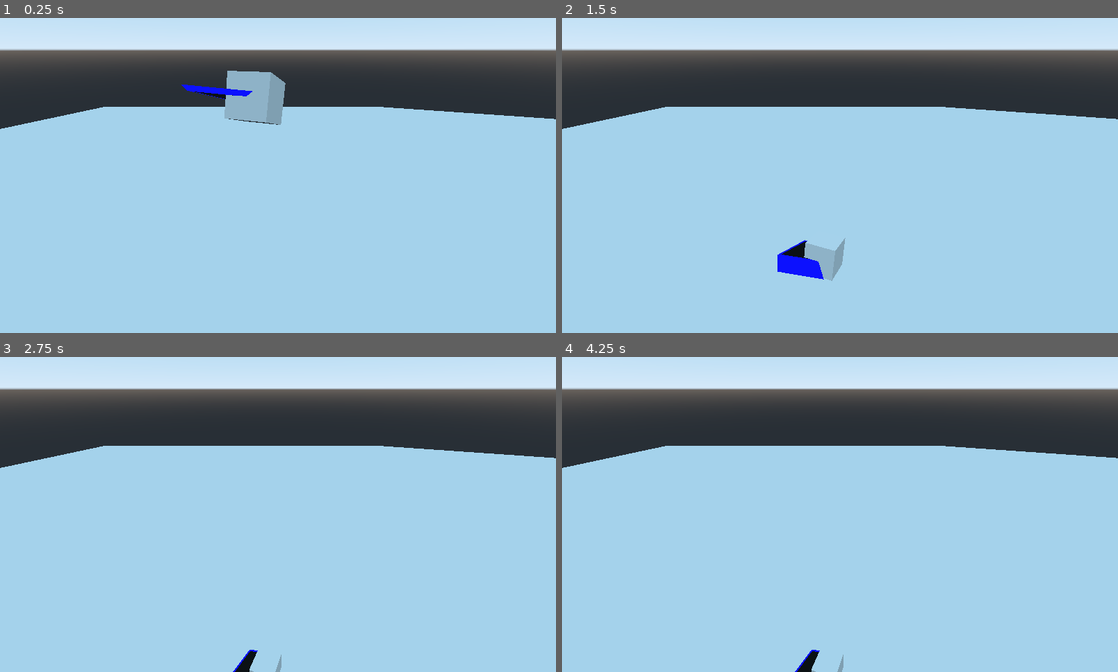
Above: before the commit, frames 1-4 (two rows, left to right).
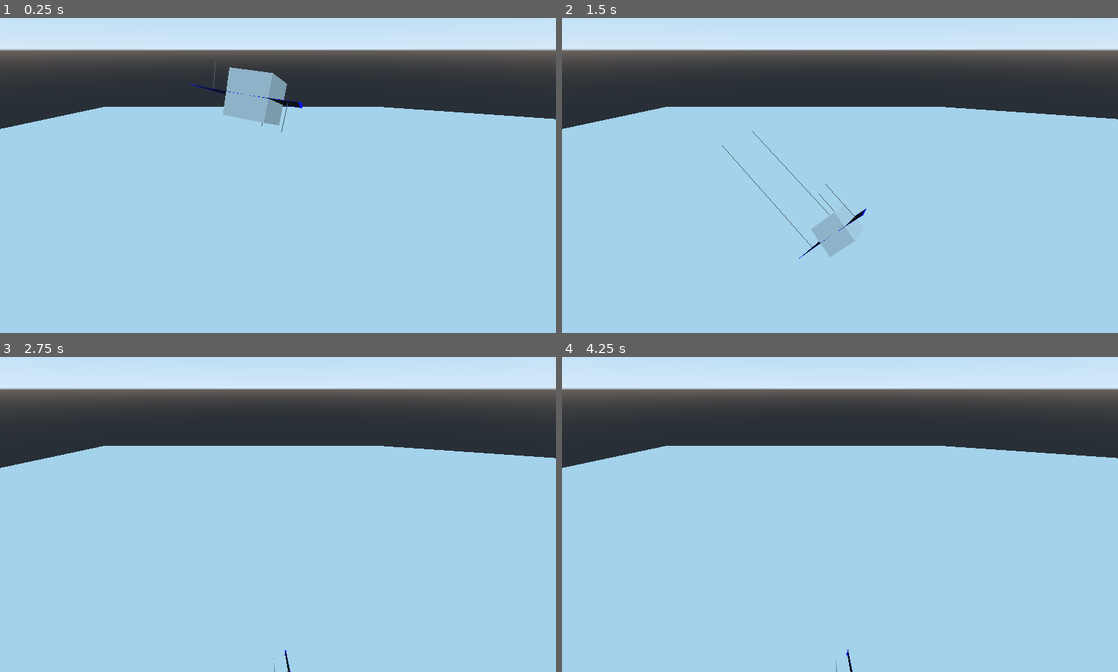
Above: after the commit, the same moments.

Repository: RhodiumTheDev/Moonraker-Simulator
Game: Godot game, scene res://Scenes/Enviroments/Main.tscn
The game is run twice, just before and just after one commit, with the same random seed, the same clock (stepped at 60 frames per second) and the same inputs.
Inputs (mouse positions are in pixels of both pictures, inside the frame that each line leads up to):
- Up to frame 1 (0.25 s): no input
- Up to frame 2 (1.5 s): move the mouse to (962, 153) at 0.52 s; click (962, 153) at 0.67 s; drag from (728, 188) to (812, 235) at 1.27 s
- Up to frame 3 (2.75 s): move the mouse to (333, 438) at 2.02 s; click (333, 438) at 2.17 s
- Up to frame 4 (4.25 s): drag from (812, 574) to (673, 460) at 2.77 s; tap Enter at 3.5 s; move the mouse to (1006, 558) at 3.52 s; click (1006, 558) at 3.67 s

The runs differ from the first frame. In frame 1, 0.5% of the frame differs, in the area x 32-55%, y 13-37%; in frame 2, 1.7%, in the area x 28-55%, y 35-84%; in frame 3, 0.2%; in frame 4, 0.2%.
Error before the commit: Invalid get index '0' (on base: 'Nil'). (res://Scripts/Lifting_Body.gd:137)

Commit message:
Updated the wing list calculation to use MeshDataTool, and implemented local debug lines

Diff:
--- a/Scenes/Aircraft/Test_Aircraft.tscn
+++ b/Scenes/Aircraft/Test_Aircraft.tscn
@@ -1,8 +1,7 @@
-[gd_scene load_steps=6 format=2]
+[gd_scene load_steps=5 format=2]
 
 [ext_resource path="res://Scenes/Aircraft/Lifting_Body.tscn" type="PackedScene" id=1]
 [ext_resource path="res://Scripts/Aircraft.gd" type="Script" id=2]
-[ext_resource path="res://Assets/Models/testWingV4.obj" type="ArrayMesh" id=3]
 
 [sub_resource type="CubeMesh" id=1]
 
@@ -22,5 +21,7 @@
 
 [node name="Lifting_Body" parent="." instance=ExtResource( 1 )]
 transform = Transform( 1, 0, 0, 0, 1, 0, 0, 0, 1, -1, 0, 0 )
-mesh = ExtResource( 3 )
 skeleton = NodePath("")
+
+[node name="Lifting_Body2" parent="." instance=ExtResource( 1 )]
+transform = Transform( -1, 3.25841e-07, 0, -3.25841e-07, -1, 0, 0, 0, 1, 1, 0, 0 )
--- a/Scenes/Enviroments/Main.tscn
+++ b/Scenes/Enviroments/Main.tscn
@@ -15,7 +15,6 @@
 
 [node name="Test_Aircraft" parent="Aircraft" instance=ExtResource( 1 )]
 transform = Transform( 1, 0, 0, 0, 0.948959, 0.315401, 0, -0.315401, 0.948959, 0, 20, 0 )
-LIFTING_BODIES = [ NodePath("Lifting_Body") ]
 
 [node name="OrbitCameraAnchor" type="Spatial" parent="Aircraft/Test_Aircraft"]
 
--- a/Scripts/Lifting_Body.gd
+++ b/Scripts/Lifting_Body.gd
@@ -1,7 +1,3 @@
-# TODO: Implement relative centre points and lift moment calculated from that
-# TODO: Calculate normalised vecotrs from the centre point to use as the face normals
-# TODO: Render guide/debug lines from each face centre
-
 extends MeshInstance
 
 export(float) var AREOFOIL_COEFFICIENT = 0
@@ -21,6 +17,8 @@
 
 func _ready():
 	# Figure out the area of the mesh
+	print("Using mdt")
+	mdt.create_from_surface(mesh, 0)
 
 	# Iterate through each face, set the normals, face area, and add a face instance to the array of faces
 	var verticies = mesh.get_faces()
@@ -34,52 +32,44 @@
 	var face = []
 	# For every face:
 	# mesh.get_surface_count()
-	for i in range(mesh.get_faces().size()/3):
+	for i in range(mdt.get_face_count()):
 		# Create a new instance of a face
 		faces.append(load("res://Scripts/Face.gd").new())
 
-		# Set the area of the face
-		# Iterate through each group of three verticies that form a face
-		for vertex in range((i*3), (i*3)+3):
-			face.append(verticies[vertex])
-			if(face.size() == 3):
+		# Calculate the area of each triangular face
+		# Get each edge of the tri
+		# Calculate the area of the tri
+		# Calculate the centre point of each tri
 
-				# Calculate the area of each triangular face
-				# Get each edge of the tri
-				# Calculate the area of the tri
-				# Calculate the centre point of each tri
+		# Get each vertex as a vector
+		var a = mdt.get_vertex(mdt.get_face_vertex(i, 0))
+		var b = mdt.get_vertex(mdt.get_face_vertex(i, 1))
+		var c = mdt.get_vertex(mdt.get_face_vertex(i, 2))
 
-				# Get each vertex as a vector
-				var a = Vector3(face[0])
-				var b = Vector3(face[1])
-				var c = Vector3(face[2])
+		print(a)
+		print(b)
+		print(c)
 
-				print(a)
-				print(b)
-				print(c)
-
-				# Get each edge length as the distance to each vertex
-				var ab = a.distance_to(b)
+		# Get each edge length as the distance to each vertex
+		var ab = a.distance_to(b)
 #				print(ab)
-				var bc = b.distance_to(c)
+		var bc = b.distance_to(c)
 #				print(bc)
-				var ac = a.distance_to(c)
+		var ac = a.distance_to(c)
 #				print(ac)
 
-				# Calcuate and set the surface area
-				var s = (ab+bc+ac)/2
-				faces[i].set_area(s)
+		# Calcuate and set the surface area
+		var s = (ab+bc+ac)/2
+		faces[i].set_area(s)
 
-				# Find the centoid of the tri
+		# Set the centre point of the face
+		faces[i].set_centre_point((a+b+c)/2)
 
-				# Set the centre point of the face
-				faces[i].set_centre_point(null)
+		# Set the centoid's orientation
+		faces[i].set_normal((b - c).cross(a - b).normalized())
 
-				# Set the centoid's orientation
-				faces[i].set_normal(null)
-
-				# Reset face
-				face = []
+		# Reset face
+		face = []
 
 	# Get normals
 #	for i in range(mesh.get_surface_count()):
@@ -130,20 +120,23 @@
 #	sine_average /= faces.size()
 #	print(parent_rotation)
 #
-#	# Return a Vector3 based off of the lift alcualtions for every normal, then devide it by the amount of normals
+#	# Return a Vector3 based off of the lift alcualtions for every normal, then divide it by the amount of normals
 #	for i in faces:
 #		force_average += Vector3(i.get_normal()[0]) + parent_rotation + global_transform.basis.y * i.get_area()
+	$debug.clear()
+	$debug.begin(Mesh.PRIMITIVE_LINES)
 	for i in faces:
-		force_average += velocity_vector * i.get_area() * cos((i.get_normal()[0] + parent_rotation + global_transform.basis.y).angle_to(velocity_vector))
+		# TODO: Change to remove reliabce on global transform basis y
+		var loc_force = velocity_vector * i.get_area() * cos((i.get_normal() + parent_rotation + global_transform.basis.y).angle_to(velocity_vector))
+		force_average += loc_force
+		$debug.add_vertex(i.get_centre_point())
+		$debug.add_vertex(i.get_centre_point()+loc_force/5)
+	$debug.end()
+
 	# Return a Vector3 based off of the lift alcualtions for every normal, then devide it by the amount of normals
-
 	force_average /= faces.size()
 	force = force_average * delta
-	$debug.clear()
-	$debug.begin(Mesh.PRIMITIVE_LINES)
-	$debug.add_vertex(Vector3(0,0,0))
-	$debug.add_vertex(force)
-	$debug.end()
+
 
 	return force + parent_rotation + global_transform.basis.y
 
